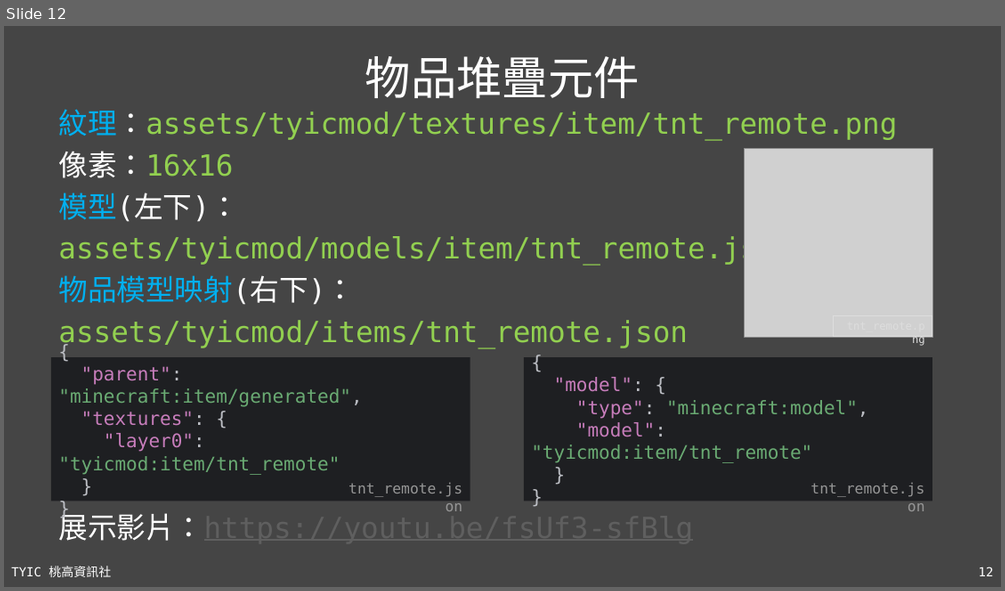
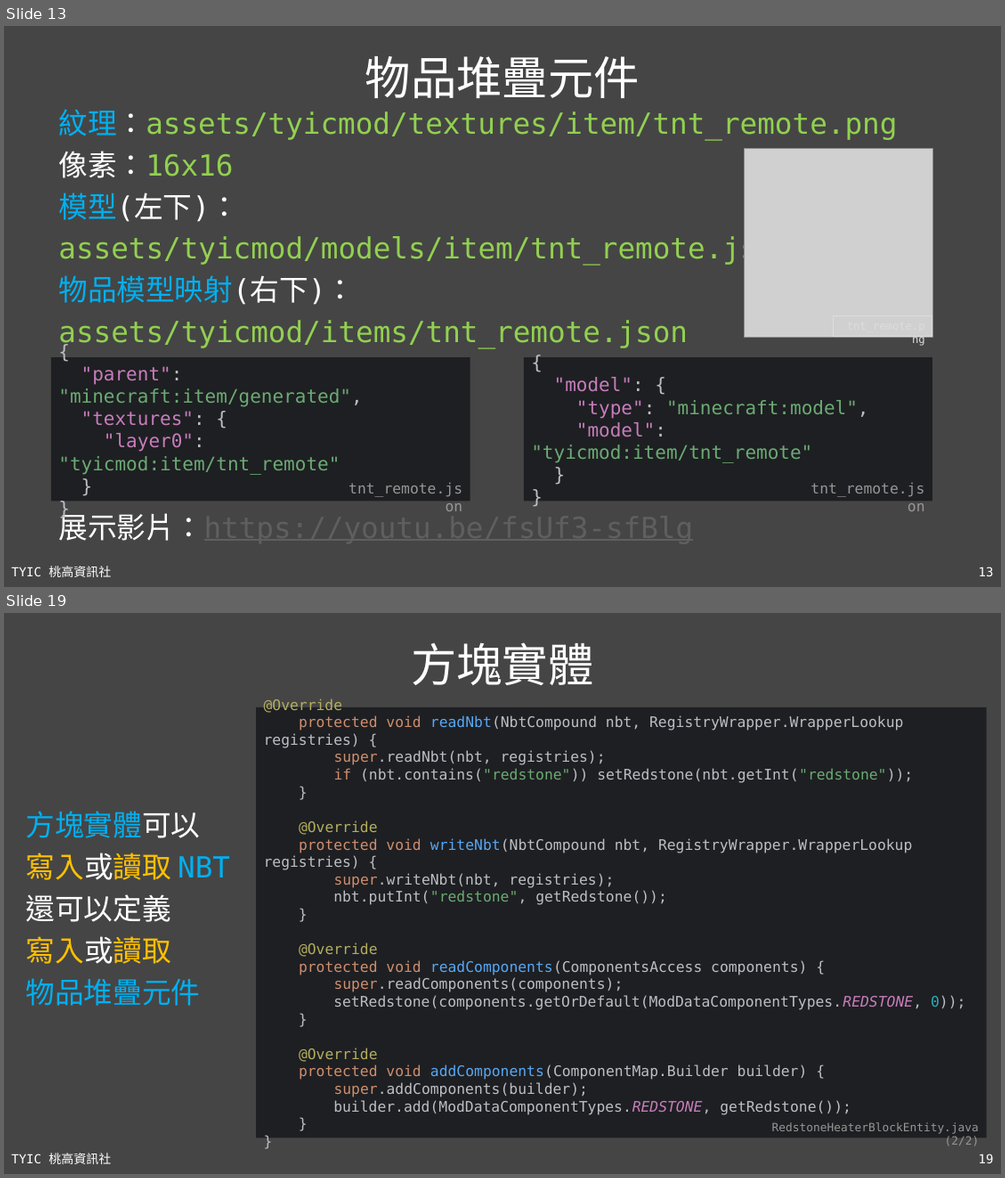
Before and after one commit to TYSHIC/slides, a slide deck: ppt/54_Java 專案：NBT.pptx. Shown one above the other, each under a label of ours: slide 12 before the commit, slides 13 and 19 after it; the slides between them are not shown. The pictures are 1005x591 and 1005x1178 pixels, drawn with LibreOffice and Linux fonts; fonts in the diff are those of the drawing; grey boxes stand for pictures. Boxes give left, top, right and bottom in pixels: in the first picture for what was removed or moved away, otherwise in the second. Text is boxed around its words. In the diff, an @@ line names an element or a change of style, - is before the commit and + after.

```diff
--- a/ppt/54_Java 專案：NBT.pptx
+++ b/ppt/54_Java 專案：NBT.pptx
@@ slide 19 added at bbox=[4, 613, 1001, 1174], background #454545; not listed: 2 template elements that a slide beside it also shows @@
@@ title added at bbox=[411, 642, 593, 685], 44 pt, text #FFFFFF @@
+方塊實體
@@ rectangle added at bbox=[256, 707, 987, 1138], fill #1E1F22, 14 pt, text #BCBEC4 @@
+@Override
+protected void readNbt(NbtCompound nbt, RegistryWrapper.WrapperLookup registries) {
+super.readNbt(nbt, registries);
+if (nbt.contains("redstone")) setRedstone(nbt.getInt("redstone"));
+}
+@Override
+protected void writeNbt(NbtCompound nbt, RegistryWrapper.WrapperLookup registries) {
+super.writeNbt(nbt, registries);
+nbt.putInt("redstone", getRedstone());
+}
+@Override
+protected void readComponents(ComponentsAccess components) {
+super.readComponents(components);
+setRedstone(components.getOrDefault(ModDataComponentTypes.REDSTONE, 0));
+}
+@Override
+protected void addComponents(ComponentMap.Builder builder) {
+super.addComponents(builder);
+builder.add(ModDataComponentTypes.REDSTONE, getRedstone());
+}
+}
@@ text added at bbox=[26, 811, 230, 1005], 28 pt, text #00B0F0 @@
+方塊實體可以
+寫入或讀取 NBT
+還可以定義
+寫入或讀取
+物品堆疊元件
@@ text added at bbox=[772, 1122, 979, 1146], 11 pt, text #969696 @@
+RedstoneHeaterBlockEntity.java (2/2)
@@ what was slide 12 is now slide 13 @@
@@ page number at bbox=[979, 566, 994, 576]: text changed @@
-12
+13
```
Also in this commit, not shown: 4 slides changed, 11 other slides added, 45 other files.
